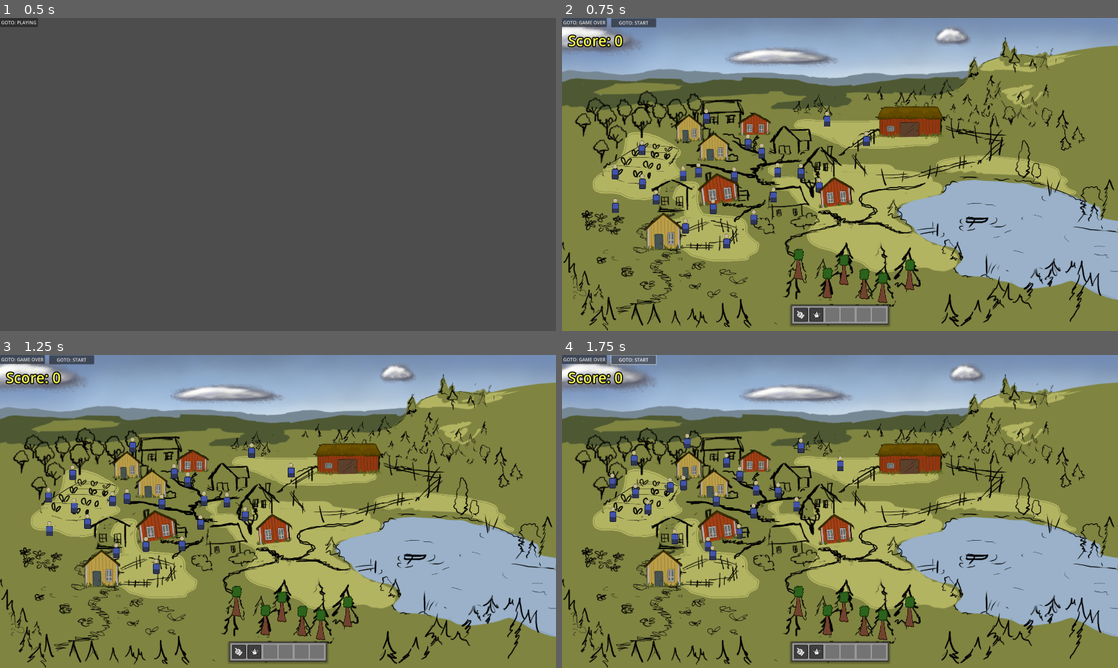
Above: before the commit, frames 1-4 (two rows, left to right).
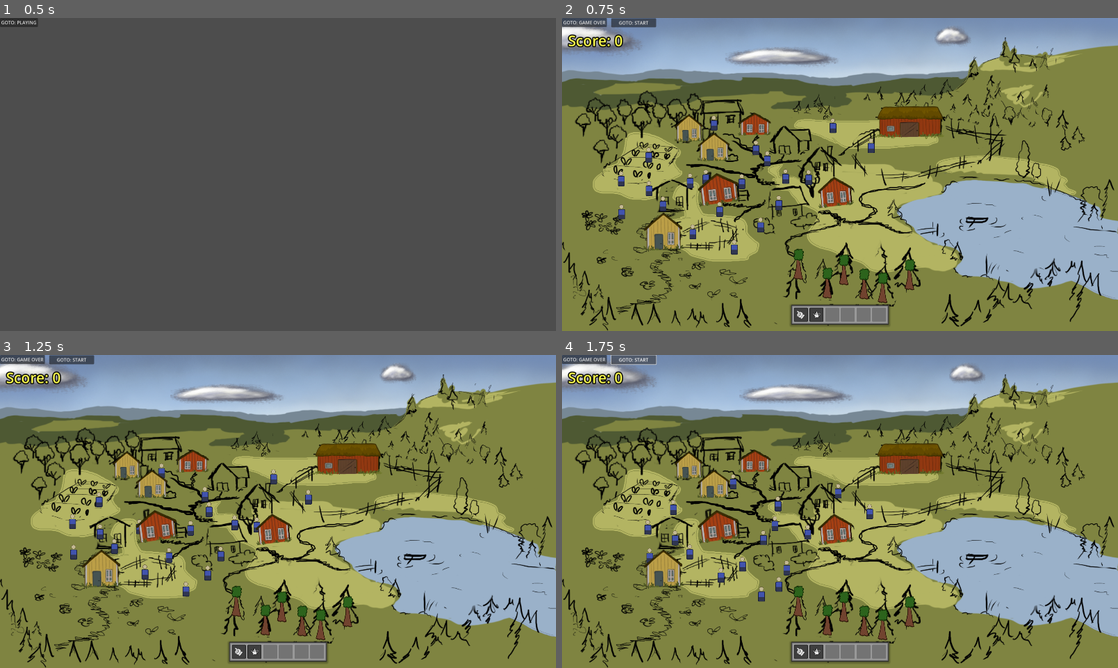
Above: after the commit, the same moments.

Repository: arget4me/cosyville
Game: Godot game, scene res://Scenes/main_scene.tscn
Same seed, same stepped clock (60 frames per second), same inputs: the game is played once before the commit and once after it.
Inputs:
- Up to frame 1 (0.5 s): no input
- Up to frame 2 (0.75 s): click "GOTO: PLAYING" at 0.5 s
- Up to frame 3 (1.25 s): no input
- Up to frame 4 (1.75 s): click "GOTO: START" at 1.25 s

Frame 1 is identical in both runs. In frame 2, 2.0% of the frame differs, in the area x 8-57%, y 29-76%; in frame 3, 1.9%; in frame 4, 1.8%.

Commit message:
brainz

Diff:
--- a/Scenes/villager_instance.tscn
+++ b/Scenes/villager_instance.tscn
@@ -1,7 +1,8 @@
-[gd_scene load_steps=4 format=3 uid="uid://dqwcom1xx1r5h"]
+[gd_scene load_steps=5 format=3 uid="uid://dqwcom1xx1r5h"]
 
 [ext_resource type="Script" path="res://Scripts/VillagerMovement.gd" id="1_m4to7"]
 [ext_resource type="Texture2D" uid="uid://cgtomismlwwyu" path="res://art/People/VillagerMale.png" id="2_ereig"]
+[ext_resource type="Script" path="res://Scripts/villager_brain.gd" id="3_ndy0m"]
 
 [sub_resource type="RectangleShape2D" id="RectangleShape2D_0q22o"]
 size = Vector2(72, 124)
@@ -22,3 +23,7 @@
 position = Vector2(0, -29)
 scale = Vector2(0.5, 0.5)
 shape = SubResource("RectangleShape2D_0q22o")
+
+[node name="VillagerBrain" type="Node" parent="." node_paths=PackedStringArray("villager")]
+script = ExtResource("3_ndy0m")
+villager = NodePath("..")
--- a/Scripts/Singletons/action_points_manager.gd
+++ b/Scripts/Singletons/action_points_manager.gd
@@ -1,7 +1,6 @@
 extends Node
 
 var action_points = []
-var action_points_status = []
 
 func _ready() -> void:
 	GameManager.on_game_state_changed.connect(on_state_changed)
@@ -13,19 +12,16 @@
 func on_state_changed(state: GameManager.game_state):
 	if(state == GameManager.game_state.START):
 		action_points.clear()
-		action_points_status.clear()
 	pass
 
 func get_random_action_point_position() -> Vector2:
 	if(action_points.size() <= 0):
 		return Vector2(-1,-1)
-	var rng = RandomNumberGenerator.new()
-	var random_index = rng.randi_range(0,action_points.size()-1)
-	return action_points[random_index]
+
+	return action_points.pick_random()
 
 func register_action_point(position: Vector2):
 	action_points.append(position)
-	action_points_status.append(false)
 	pass
 
 func unregister_action_point(position: Vector2):
@@ -35,4 +31,3 @@
 			break
 		i += 1
 	action_points.remove_at(i)
-	action_points_status.remove_at(i)
--- a/Scripts/Singletons/goap_manager.gd
+++ b/Scripts/Singletons/goap_manager.gd
@@ -58,5 +58,4 @@
 		for key in actions:
 			if(index == id):
 				actions_plan.append(key)
-	print(actions_plan)
-	return[]
+	return actions_plan
--- a/Scripts/VillagerMovement.gd
+++ b/Scripts/VillagerMovement.gd
@@ -2,7 +2,9 @@
 class_name VillagerClass
 
 @export var speed = 100
-var destination: Vector2 = Vector2 (-1,-1)
+var destination: Vector2
+var goto_pos: Vector2 = Vector2(-1,-1)
+var is_on_dest = false
 
 func _ready() -> void:
 	InputMap.load_from_project_settings()
@@ -23,16 +25,18 @@
 		velocity = direction * speed
 
 func action_do_move(destination: Vector2):
+	is_on_dest = true
 	if global_position.distance_to(destination) > 1.0:
 		var direction = (destination - position).normalized()
 		velocity = direction * speed
+		is_on_dest = false
+
+func set_destination(position: Vector2):
+	goto_pos = position
 
 func _physics_process(delta):
-	get_input()
-	#if(destination == Vector2(-1,-1)):
-	#	destination = ActionPointsManager.get_random_action_point_position()
-	#	if(destination == Vector2(-1,-1)):
-	#		return
-	#action_do_move(destination)
+	if(goto_pos == Vector2(-1,-1)):
+		return
+	action_do_move(goto_pos)
 	print(velocity)
 	move_and_slide()
--- /dev/null
+++ b/Scripts/villager_brain.gd
@@ -0,0 +1,46 @@
+extends Node
+
+@export var villager: VillagerClass
+var is_doing_action = false
+var curr_plan = []
+
+# Called when the node enters the scene tree for the first time.
+func _ready() -> void:
+	pass # Replace with function body.
+
+func action_move_to():
+	is_doing_action = true
+	var exit = false
+	var dest = ActionPointsManager.get_random_action_point_position()
+	villager.set_destination(dest)
+
+	while(!exit):
+		await get_tree().create_timer(0.2).timeout
+		if(villager.is_on_dest):
+			exit = true
+
+	curr_plan.remove_at(0)
+	is_doing_action = false
+
+func action_chop_wood():
+	is_doing_action = true
+
+	await get_tree().create_timer(2).timeout
+
+	curr_plan.remove_at(0)
+	is_doing_action = false
+
+func do_some_action():
+	var action = curr_plan[0]
+	match(action):
+		"DO_ACTION":
+			action_chop_wood()
+		"GO_TO_POS":
+			action_move_to()
+
+# Called every frame. 'delta' is the elapsed time since the previous frame.
+func _process(delta: float) -> void:
+	if(curr_plan.size()<=0 && !is_doing_action):
+		curr_plan = GoapManager.request_plan("do_action", [])
+	if(!is_doing_action && curr_plan.size() > 0):
+		do_some_action()
Not shown: 1 places in Scenes/Chaos/FireTree.tscn that only renumber resources
Not shown: 1 places in Scenes/cosy_village_clicking_example.tscn that only renumber resources
